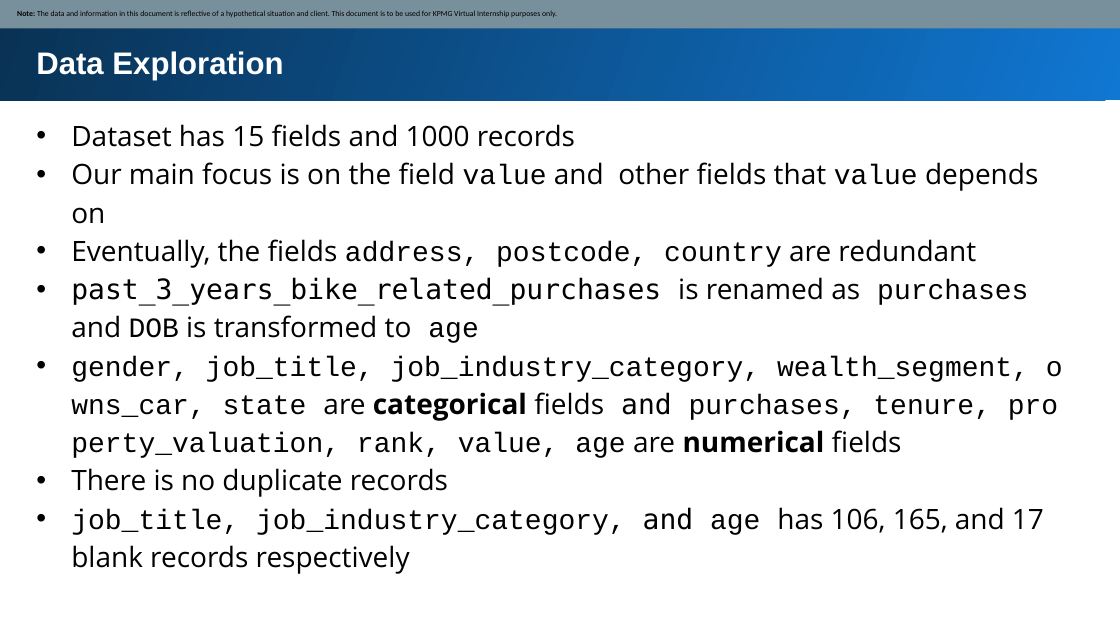
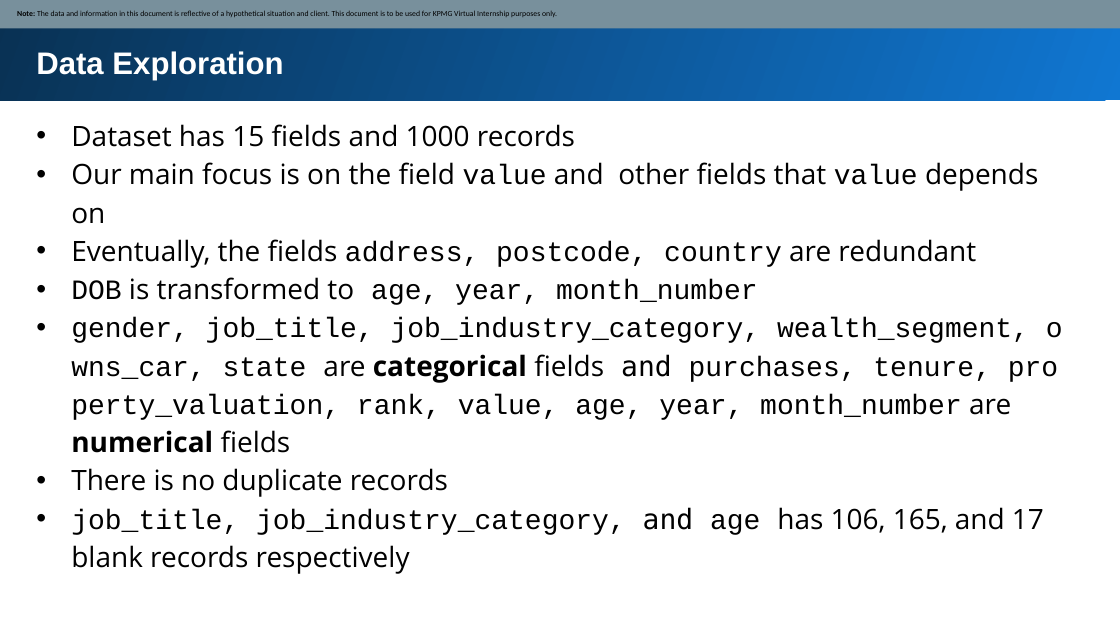
Before and after one commit to Asraful126/Forage, a slide deck: slide 4 of Module_2_Template_slide.pptx. Drawn at 1120x630 pixels with LibreOffice and Linux fonts; fonts in the diff are those of the drawing. Boxes give left, top, right and bottom in pixels: in the first picture for what was removed or moved away, otherwise in the second. Text is boxed around its words. In the diff, an @@ line names an element or a change of style, - is before the commit and + after.

```diff
--- a/Module_2_Template_slide.pptx
+++ b/Module_2_Template_slide.pptx
@@ text at bbox=[71, 277, 1029, 453]: text changed @@
-• past_3_years_bike_related_purchases is renamed as purchases and DOB is transformed to age
-• gender, job_title, job_industry_category, wealth_segment, owns_car, state are categorical fields and purchases, tenure, property_valuation, rank, value, age are numerical fields
+• DOB is transformed to age, year, month_number
+• gender, job_title, job_industry_category, wealth_segment, owns_car, state are categorical fields and purchases, tenure, property_valuation, rank, value, age, year, month_number are numerical fields
```
Also in this commit, not shown: 4 other slides changed, 7 slides added, 4 other files.
